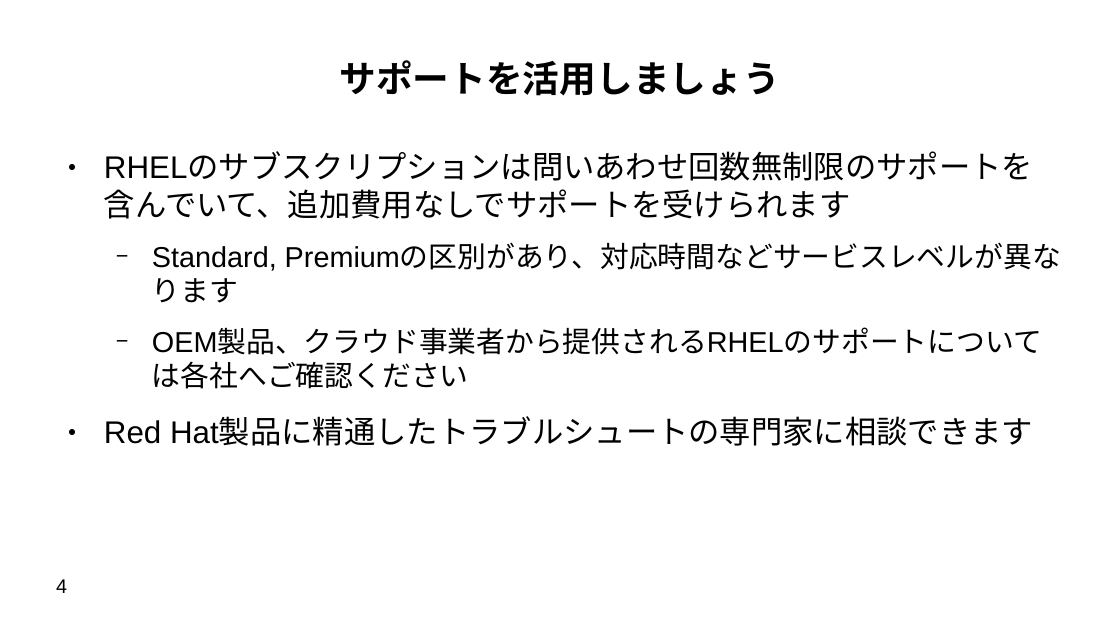
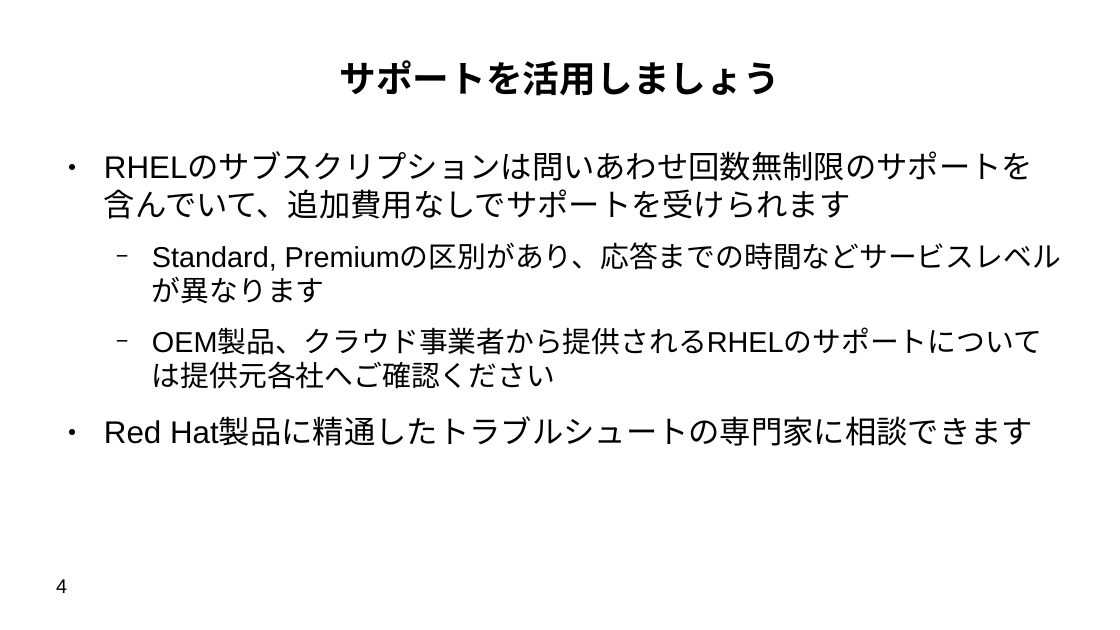
Before and after one commit to moriwaka/moriwaka.github.io, a slide deck: slide 4 of Presentation/RHEL/beginner/rhel-atfirst.odp. Drawn at 1120x630 pixels with LibreOffice and Linux fonts; fonts in the diff are those of the drawing. Boxes give left, top, right and bottom in pixels: in the first picture for what was removed or moved away, otherwise in the second. Text is boxed around its words. In the diff, an @@ line names an element or a change of style, - is before the commit and + after.

```diff
--- a/Presentation/RHEL/beginner/rhel-atfirst.odp
+++ b/Presentation/RHEL/beginner/rhel-atfirst.odp
@@ text at (152, 244, 1061, 355): text changed @@
-  − Standard, Premiumの区別があり、対応時間などサービスレベルが異なります
-  − OEM製品、クラウド事業者から提供されるRHELのサポートについては各社へご確認ください
+  − Standard, Premiumの区別があり、応答までの時間などサービスレベルが異なります
+  − OEM製品、クラウド事業者から提供されるRHELのサポートについては提供元各社へご確認ください
```
Also in this commit, not shown: 6 other slides changed, 2 other files.
